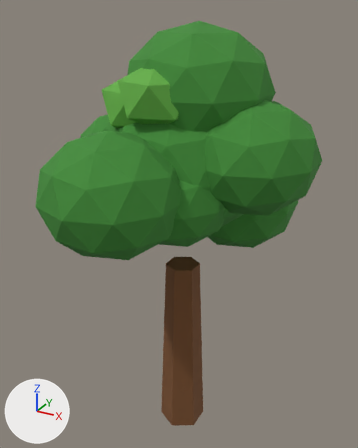
What one commit did to the glTF model assets/models/tree.glb.
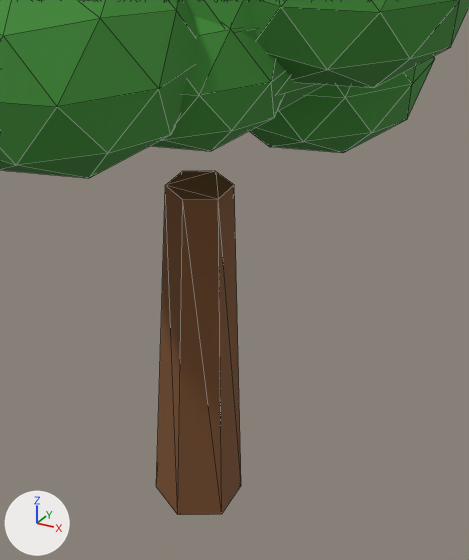
Each version is shown whole from a 50 mm lens placed at (0.862, -1.6, 1.774), pointed at (-0.016, -0.004, 0.976), then close up on the part from 24% to 88% of the width and 39% to 100% of the height. Lighting does not change. The marker at lower left points along +X, +Y and +Z. The first two pictures are the older version. The close-ups show mesh edges as thin lines. Vertices at exactly the same position are counted once.

In view in the first close-up: 'leaves1', 'trunk'.
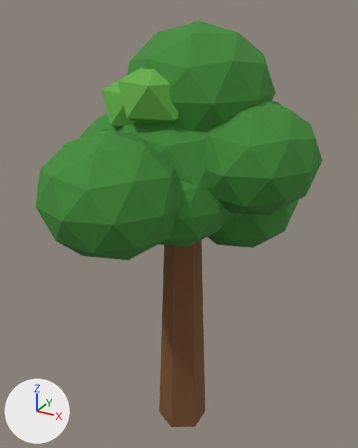
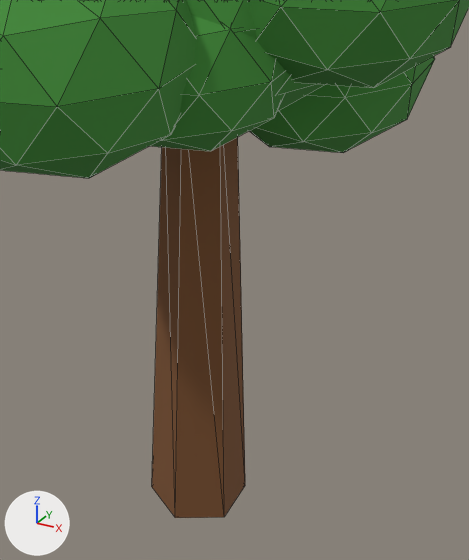
The change, as a list of edits to the scene's bpy script:
```text
Change me_cone:
    used by ob_trunk; location = (0.0, 0.0, 0.4)
    before: 1 (0.0, 0.07, 0.4) at pixel (215, 171), 3 (0.061, 0.035, 0.4) at pixel (234, 184), 5 (0.061, -0.035, 0.4) at pixel (218, 199), 7 (0.0, -0.07, 0.4) at pixel (182, 199), 9 (-0.061, -0.035, 0.4) at pixel (165, 185)
    before: 11 (-0.061, 0.035, 0.4) at pixel (182, 171)
    remove me_cone.from_pydata(...)  # 12 vertices, 20 faces; spans x -0.087..0.087, y -0.1..0.1, z -0.4..0.4
    add me_cone.from_pydata(...)  # 12 vertices, 20 faces; spans x -0.095..0.095, y -0.11..0.11, z -0.525..0.525
    me_cone part 1
    add for i in [1, 3, 5, 7, 9, 11]: me_cone.vertices[i].co += Vector((0.0, 0.0, 0.125))
    me_cone.vertices[0].co: (0.0, 0.1, -0.4) -> (0.0, 0.11, -0.525)
    me_cone.vertices[2].co: (0.087, 0.05, -0.4) -> (0.095, 0.055, -0.525)  # pixel (241, 485) -> pixel (245, 485)
    me_cone.vertices[4].co: (0.087, -0.05, -0.4) -> (0.095, -0.055, -0.525)  # pixel (221, 514) -> pixel (224, 517)
    me_cone.vertices[6].co: (0.0, -0.1, -0.4) -> (0.0, -0.11, -0.525)  # pixel (177, 514) -> pixel (175, 517)
    me_cone.vertices[8].co: (-0.087, -0.05, -0.4) -> (-0.095, -0.055, -0.525)  # pixel (156, 486) -> pixel (151, 486)
    me_cone.vertices[10].co: (-0.087, 0.05, -0.4) -> (-0.095, 0.055, -0.525)
Change ob_trunk:
    ob_trunk.location: (0.0, 0.0, 0.4) -> (0.0, 0.0, 0.525)
```

Boxes [x1, y1, x2, y2] around the edits, measured in the close-ups (469 x 560 px):
'trunk', reshaped, moved
    before: [156, 171, 241, 515]
    after: [152, 137, 245, 518]
